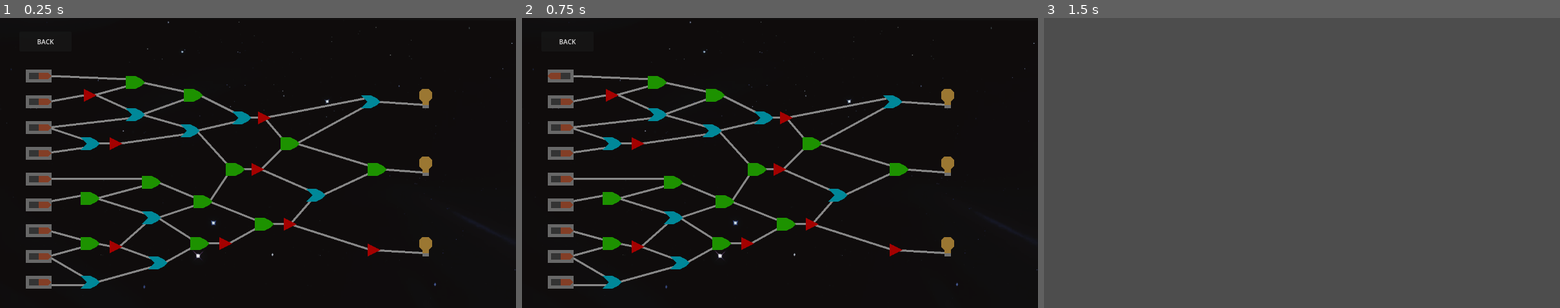
Above: before the commit, frames 1-3 (left to right).
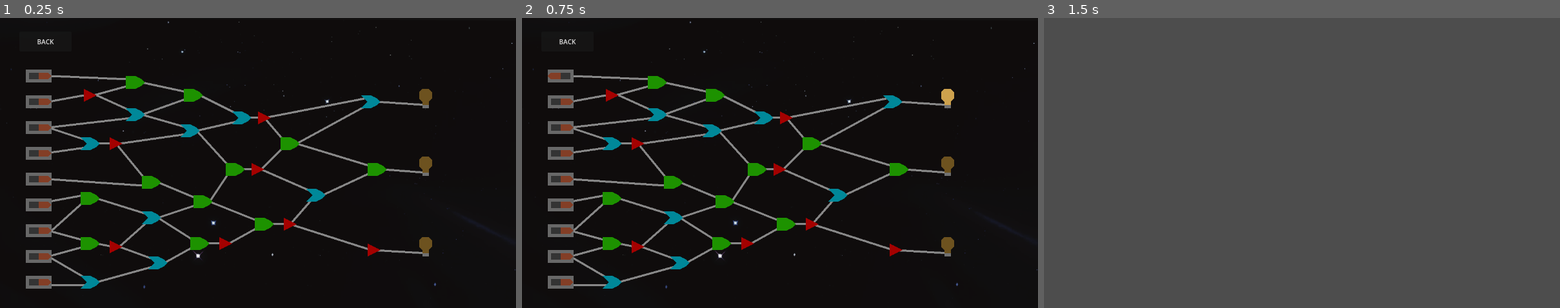
Above: after the commit, the same moments.

Repository: alexgaaranes/jame-gam-50
Game: Godot game, scene res://scenes/level/level3/level3.tscn
Two runs of this game, one before a commit and one after it. Both use one fixed random seed, a clock stepped at 60 frames per second and the inputs below. This scene is started directly instead of the project's main scene.
Inputs (mouse positions are in pixels of both pictures, inside the frame that each line leads up to):
- Up to frame 1 (0.25 s): no input
- Up to frame 2 (0.75 s): tap Enter at 0.5 s; drag from (563, 76) to (563, 180) at 0.52 s
- Up to frame 3 (1.5 s): click "BACK" at 1.25 s

The runs differ from the first frame. In frame 1, 0.8% of the frame differs, in the area x 10-84%, y 24-82%; in frame 2, 0.8%; in frame 3, nothing differs.
Error in both runs: Cannot call method 'get_children' on a null value. (res://scenes/level/ui/back.gd:15)

Commit message:
feat: level 3 added signals but with bugs

Diff:
--- a/providers/global_signals.gd
+++ b/providers/global_signals.gd
@@ -4,5 +4,3 @@
 signal exit_whale_collision
 signal entered_galaxy_collision
 signal exit_galaxy_collision
-signal turn_bulb_on
-signal turn_bulb_off
--- /dev/null
+++ b/scenes/level/level3/LogicManager.tscn
@@ -0,0 +1,6 @@
+[gd_scene load_steps=2 format=3 uid="uid://b5qfi8siddnrd"]
+
+[ext_resource type="Script" uid="uid://chw6b4qcx65vc" path="res://scripts/LogicManager.gd" id="1_yjj7e"]
+
+[node name="LogicManager" type="Node2D"]
+script = ExtResource("1_yjj7e")
--- a/scenes/level/level3/and_gate.tscn
+++ b/scenes/level/level3/and_gate.tscn
@@ -1,6 +1,9 @@
-[gd_scene load_steps=0 format=3 uid="uid://b2ryemasabral"]
+[gd_scene load_steps=2 format=3 uid="uid://b2ryemasabral"]
+
+[ext_resource type="Script" uid="uid://dt5fsurj76184" path="res://scripts/and_gate.gd" id="1_01064"]
 
 [node name="AndGate" type="Node2D"]
+script = ExtResource("1_01064")
 
 [node name="Polygon2D" type="Polygon2D" parent="."]
 color = Color(0.115529, 0.573226, 3.85046e-07, 1)
--- a/scenes/level/level3/bulb.tscn
+++ b/scenes/level/level3/bulb.tscn
@@ -5,10 +5,15 @@
 [node name="Bulb" type="Node2D"]
 script = ExtResource("1_wrghn")
 
-[node name="Polygon2D" type="Polygon2D" parent="."]
-color = Color(0.610925, 0.468012, 0.196098, 1)
+[node name="off_head" type="Polygon2D" parent="."]
+color = Color(0.430645, 0.325102, 0.122976, 1)
 polygon = PackedVector2Array(-8, -24, 8, -24, 16, -16, 16, 0, 8, 8, 8, 16, -8, 16, -8, 8, -16, 0, -16, -16)
 
-[node name="Polygon2D2" type="Polygon2D" parent="."]
+[node name="on_head" type="Polygon2D" parent="."]
+visible = false
+color = Color(0.807476, 0.631857, 0.305238, 1)
+polygon = PackedVector2Array(-8, -24, 8, -24, 16, -16, 16, 0, 8, 8, 8, 16, -8, 16, -8, 8, -16, 0, -16, -16)
+
+[node name="base" type="Polygon2D" parent="."]
 color = Color(0.442911, 0.442911, 0.442911, 1)
 polygon = PackedVector2Array(-8, 16, -8, 24, 8, 24, 8, 16)
--- a/scenes/level/level3/level3.tscn
+++ b/scenes/level/level3/level3.tscn
@@ -1,6 +1,7 @@
-[gd_scene load_steps=8 format=3 uid="uid://bovspi5dvlsb0"]
+[gd_scene load_steps=9 format=3 uid="uid://bovspi5dvlsb0"]
 
 [ext_resource type="Texture2D" uid="uid://du8m33l7gvebq" path="res://assets/Background.png" id="1_3l3rd"]
+[ext_resource type="Script" uid="uid://chw6b4qcx65vc" path="res://scripts/LogicManager.gd" id="1_3u5vx"]
 [ext_resource type="PackedScene" uid="uid://dccyi75h8ivau" path="res://scenes/level/ui/back.tscn" id="2_3l3rd"]
 [ext_resource type="PackedScene" uid="uid://b62alsgwafu7u" path="res://scenes/level/level3/bulb.tscn" id="3_ymasj"]
 [ext_resource type="PackedScene" uid="uid://b2ryemasabral" path="res://scenes/level/level3/and_gate.tscn" id="4_ukuow"]
@@ -10,6 +11,7 @@
 
 [node name="Level3" type="Node2D"]
 process_mode = 3
+script = ExtResource("1_3u5vx")
 
 [node name="space" type="Sprite2D" parent="."]
 position = Vector2(640, 360)
@@ -64,7 +66,7 @@
 default_color = Color(0.537011, 0.537011, 0.537011, 1)
 
 [node name="Line2D11" type="Line2D" parent="."]
-points = PackedVector2Array(360, 400, 120, 400)
+points = PackedVector2Array(352, 416, 120, 400)
 width = 5.0
 default_color = Color(0.537011, 0.537011, 0.537011, 1)
 
@@ -73,8 +75,13 @@
 width = 5.0
 default_color = Color(0.537011, 0.537011, 0.537011, 1)
 
+[node name="Line2D51" type="Line2D" parent="."]
+points = PackedVector2Array(208, 456, 128, 528)
+width = 5.0
+default_color = Color(0.537011, 0.537011, 0.537011, 1)
+
 [node name="Line2D13" type="Line2D" parent="."]
-points = PackedVector2Array(240, 448, 360, 416)
+points = PackedVector2Array(288, 312, 360, 400)
 width = 5.0
 default_color = Color(0.537011, 0.537011, 0.537011, 1)
 
--- a/scenes/level/level3/not_gate.tscn
+++ b/scenes/level/level3/not_gate.tscn
@@ -1,6 +1,9 @@
-[gd_scene load_steps=0 format=3 uid="uid://152dporr1jot"]
+[gd_scene load_steps=2 format=3 uid="uid://152dporr1jot"]
+
+[ext_resource type="Script" uid="uid://caxmqhuqmswqw" path="res://scripts/not_gate.gd" id="1_rayjs"]
 
 [node name="NotGate" type="Node2D"]
+script = ExtResource("1_rayjs")
 
 [node name="Polygon2D" type="Polygon2D" parent="."]
 color = Color(0.64456, 0.00600288, 2.88785e-07, 1)
--- a/scenes/level/level3/or_gate.tscn
+++ b/scenes/level/level3/or_gate.tscn
@@ -1,6 +1,9 @@
-[gd_scene load_steps=0 format=3 uid="uid://brdni50ptwun7"]
+[gd_scene load_steps=2 format=3 uid="uid://brdni50ptwun7"]
+
+[ext_resource type="Script" uid="uid://123yij7q07gx" path="res://scripts/or_gate.gd" id="1_nejca"]
 
 [node name="OrGate" type="Node2D"]
+script = ExtResource("1_nejca")
 
 [node name="Polygon2D2" type="Polygon2D" parent="."]
 color = Color(4.04298e-06, 0.53535, 0.600066, 1)
--- /dev/null
+++ b/scripts/LogicManager.gd
@@ -0,0 +1,57 @@
+extends Node
+
+func _ready():
+	# setup lahat ng connections haha
+	$Lever.connect("state_changed", Callable($AndGate, "set_input").bind(0))
+	$Lever5.connect("state_changed", Callable($NotGate, "set_input").bind(0))
+	$NotGate.connect("output_changed", Callable($AndGate, "set_input").bind(1))
+	$NotGate.connect("output_changed", Callable($OrGate, "set_input").bind(0))
+	$Lever4.connect("state_changed", Callable($OrGate, "set_input").bind(1))
+	$Lever4.connect("state_changed", Callable($OrGate2, "set_input").bind(0))
+	$Lever3.connect("state_changed", Callable($OrGate2, "set_input").bind(1))
+	$OrGate2.connect("output_changed", Callable($NotGate3, "set_input").bind(0))
+	$OrGate.connect("output_changed", Callable($OrGate3, "set_input").bind(0))
+	$NotGate3.connect("output_changed", Callable($OrGate3, "set_input").bind(1))
+	$AndGate.connect("output_changed", Callable($AndGate2, "set_input").bind(0))
+	$OrGate.connect("output_changed", Callable($AndGate2, "set_input").bind(1))
+	$AndGate2.connect("output_changed", Callable($OrGate7, "set_input").bind(0))
+	$OrGate3.connect("output_changed", Callable($OrGate7, "set_input").bind(1))
+	$OrGate7.connect("output_changed", Callable($NotGate8, "set_input").bind(0))
+	$NotGate8.connect("output_changed", Callable($OrGate8, "set_input").bind(0))
+	$Lever6.connect("state_changed", Callable($AndGate3, "set_input").bind(0))
+	$Lever7.connect("state_changed", Callable($AndGate3, "set_input").bind(1))
+	$Lever7.connect("state_changed", Callable($AndGate4, "set_input").bind(0))
+	$Lever8.connect("state_changed", Callable($AndGate4, "set_input").bind(1))
+	$Lever8.connect("state_changed", Callable($OrGate4, "set_input").bind(0))
+	$Lever9.connect("state_changed", Callable($OrGate4, "set_input").bind(1))
+	$Lever2.connect("state_changed", Callable($AndGate5, "set_input").bind(1))
+	$NotGate3.connect("state_changed", Callable($AndGate5, "set_input").bind(0))
+	$AndGate4.connect("output_changed", Callable($NotGate4, "set_input").bind(0))
+	$NotGate4.connect("output_changed", Callable($OrGate5, "set_input").bind(0))
+	$OrGate4.connect("output_changed", Callable($OrGate5, "set_input").bind(1))
+	$AndGate3.connect("output_changed", Callable($OrGate6, "set_input").bind(0))
+	$NotGate4.connect("output_changed", Callable($OrGate6, "set_input").bind(1))
+	$OrGate6.connect("output_changed", Callable($AndGate8, "set_input").bind(0))
+	$OrGate5.connect("output_changed", Callable($AndGate8, "set_input").bind(1))
+	$AndGate8.connect("output_changed", Callable($NotGate5, "set_input").bind(0))
+	$AndGate5.connect("output_changed", Callable($AndGate7, "set_input").bind(0))
+	$OrGate6.connect("output_changed", Callable($AndGate7, "set_input").bind(1))
+	$AndGate7.connect("output_changed", Callable($AndGate9, "set_input").bind(0))
+	$NotGate5.connect("output_changed", Callable($AndGate9, "set_input").bind(1))
+	$AndGate9.connect("output_changed", Callable($NotGate7, "set_input").bind(0))
+	$NotGate7.connect("output_changed", Callable($NotGate6, "set_input").bind(0))
+	$OrGate3.connect("output_changed", Callable($AndGate6, "set_input").bind(0))
+	$AndGate7.connect("output_changed", Callable($AndGate6, "set_input").bind(1))
+	$AndGate6.connect("output_changed", Callable($NotGate2, "set_input").bind(0))
+	$NotGate8.connect("output_changed", Callable($AndGate11, "set_input").bind(0))
+	$NotGate2.connect("output_changed", Callable($AndGate11, "set_input").bind(1))
+	$AndGate11.connect("output_changed", Callable($OrGate8, "set_input").bind(1))
+	$NotGate2.connect("output_changed", Callable($OrGate9, "set_input").bind(0))
+	$NotGate7.connect("output_changed", Callable($OrGate9, "set_input").bind(1))
+	$AndGate11.connect("output_changed", Callable($AndGate10, "set_input").bind(0))
+	$OrGate9.connect("output_changed", Callable($AndGate10, "set_input").bind(0))
+
+	# Connect to bulb
+	$OrGate8.connect("output_changed", Callable($Bulb, "set_state"))
+	$AndGate10.connect("output_changed", Callable($Bulb3, "set_state"))
+	$NotGate6.connect("output_changed", Callable($Bulb2, "set_state"))
--- /dev/null
+++ b/scripts/and_gate.gd
@@ -0,0 +1,14 @@
+extends Node2D
+
+var inputs = [false, false]
+var output = false
+
+signal output_changed(bool)
+
+func set_input(value, index):
+	inputs[index] = value
+	evaluate()
+
+func evaluate():
+	output = inputs[0] and inputs[1]
+	emit_signal("output_changed", output)
--- a/scripts/bulb.gd
+++ b/scripts/bulb.gd
@@ -1,17 +1,11 @@
 extends Node2D
 
-var is_on = false
+var is_on := false
 
-func _ready():
-	GlobalSignals.emit_signal("turn_bulb_off", turn_off)
-	GlobalSignals.emit_signal("turn_bulb_on", turn_on)
+func set_state(state: bool) -> void:
+	is_on = state
+	update_visual()
 
-func _process(delta):
-	pass
-
-# Listeners
-func turn_on():
-	is_on = true
-
-func turn_off():
-	is_on = false
+func update_visual():
+	$on_head.visible = is_on
+	$off_head.visible = not is_on
--- a/scripts/lever.gd
+++ b/scripts/lever.gd
@@ -1,6 +1,8 @@
 extends Node2D
 
 var is_on := false
+
+signal state_changed(new_state)
 
 func _ready():
 	$Area2D.connect("input_event", _on_input_event)
@@ -13,6 +15,7 @@
 func toggle():
 	is_on = !is_on
 	update_visual()
+	emit_signal("state_changed", is_on)
 
 func update_visual():
 	$on_base.visible = is_on
--- /dev/null
+++ b/scripts/not_gate.gd
@@ -0,0 +1,14 @@
+extends Node2D
+
+var inputs = [false]
+var output = false
+
+signal output_changed(bool)
+
+func set_input(value, index):
+	inputs[index] = value
+	evaluate()
+
+func evaluate():
+	output = !inputs[0]
+	emit_signal("output_changed", output)
--- /dev/null
+++ b/scripts/or_gate.gd
@@ -0,0 +1,14 @@
+extends Node2D
+
+var inputs = [false, false]
+var output = false
+
+signal output_changed(bool)
+
+func set_input(value, index):
+	inputs[index] = value
+	evaluate()
+
+func evaluate():
+	output = inputs[0] or inputs[1]
+	emit_signal("output_changed", output)
Not shown, added: scripts/LogicManager.gd.uid
Not shown, added: scripts/and_gate.gd.uid
Not shown, added: scripts/not_gate.gd.uid
Not shown, added: scripts/or_gate.gd.uid
